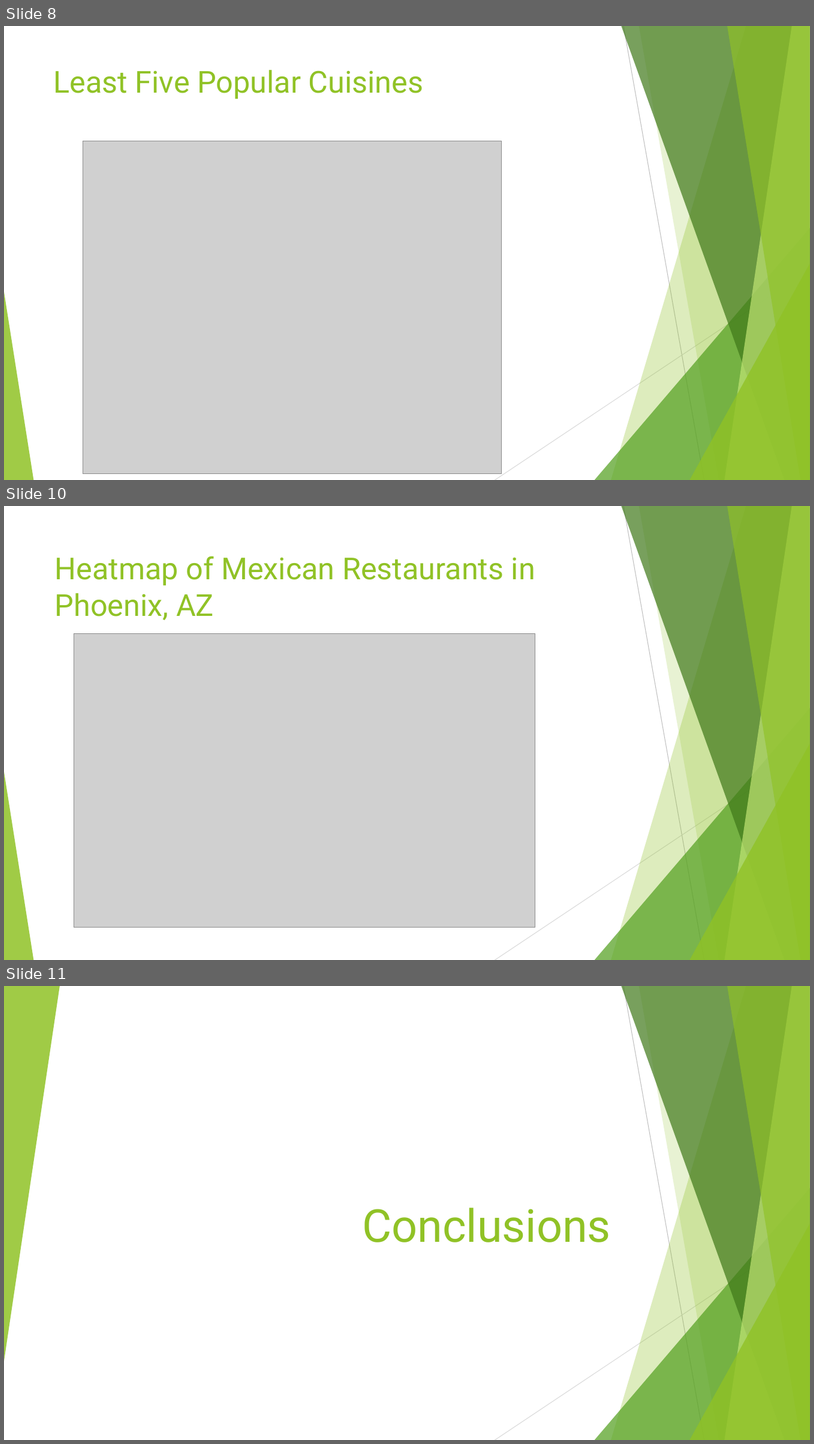
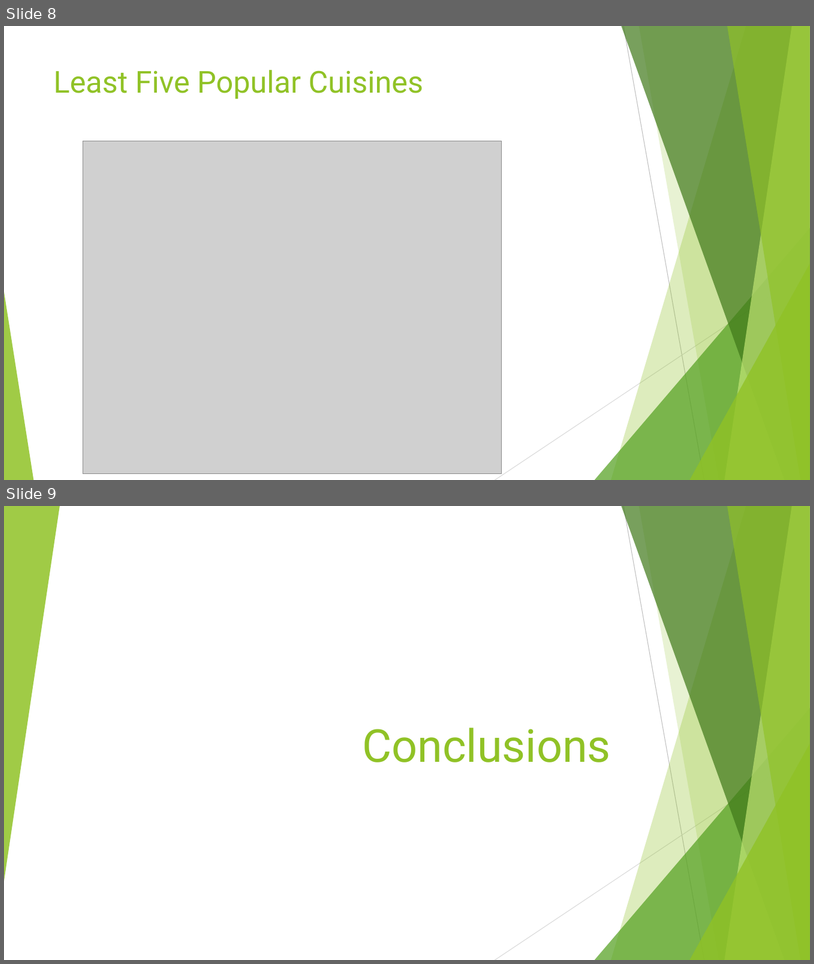
Before and after one commit to Cnw695/Project_1, a slide deck: Presentation Slides.pptx. Shown one above the other, each under a label of ours: slides 8, 10 and 11 before the commit, slides 8 and 9 after it; the slides between them are not shown. The pictures are 814x1444 and 814x964 pixels, drawn with LibreOffice and Linux fonts; fonts in the diff are those of the drawing; grey boxes stand for pictures. Boxes give left, top, right and bottom in pixels: in the first picture for what was removed or moved away, otherwise in the second. Text is boxed around its words. In the diff, an @@ line names an element or a change of style, - is before the commit and + after.

```diff
--- a/Presentation Slides.pptx
+++ b/Presentation Slides.pptx
@@ slide 10 removed at [4,506,810,960], background #FFFFFF; not listed: 10 template elements that a slide beside it also shows @@
@@ title removed at [55,556,536,620] @@
-Heatmap of Mexican Restaurants in Phoenix, AZ
@@ picture removed at [74,634,535,927] @@
@@ what was slide 11 is now slide 9 @@
```
Also in this commit, not shown: 1 other slide removed.
